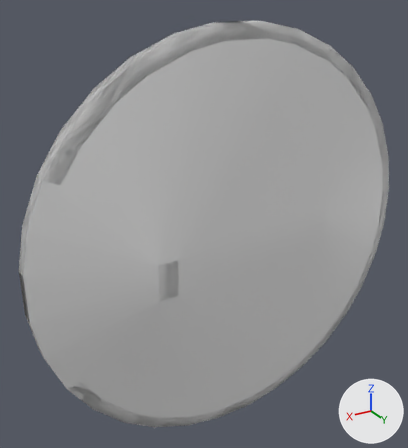
Two versions of the FBX model Assets/_Project/Content/Models/RoundShieldPainted/RoundShieldPainted.fbx, one commit apart.
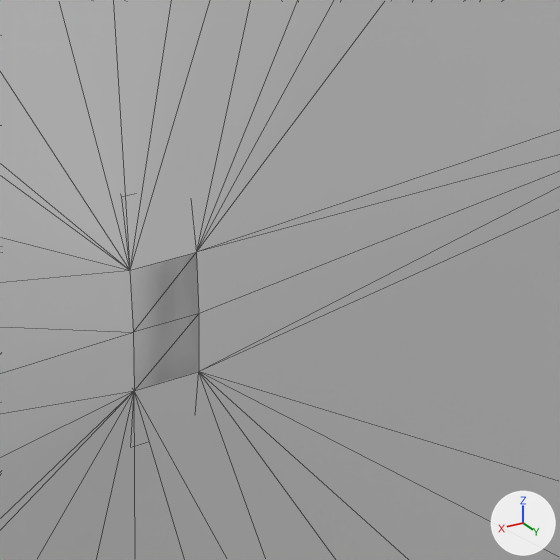
The first picture shows the older version from a camera (50 mm lens) standing at (0.379, 0.761, 0.462) and looking at (-0.125, -0.078, 0.043). The close-ups show the older and then the newer version on the part from 29% to 70% of the width and 41% to 79% of the height of that picture. Only the edits that show in the close-ups are written down. Every picture has the same lights, and +X, +Y and +Z are marked at lower right. The close-ups show mesh edges as thin lines. Where no turn or scale is listed for an object, it has been applied to the vertices.

Objects in the first close-up: 'RoundShield_Body_COL', 'RoundShield_LOD0'.
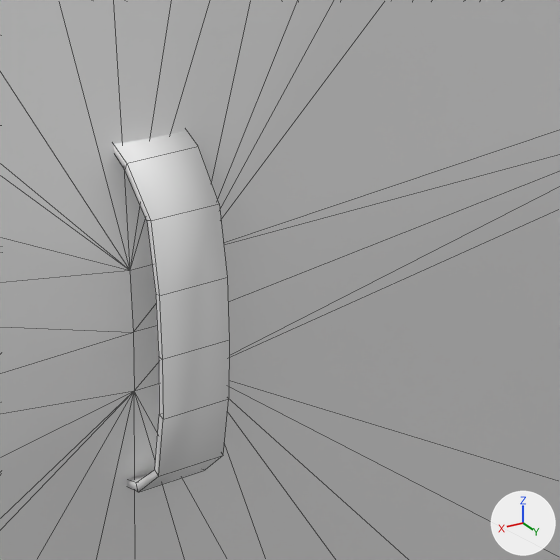
The newer file is also turned or shifted as a whole; pictures and numbers use the older file's frame.

Boxes (x1, y1, x2, y2) around the edits, measured in the close-ups (560 x 560 px; the box of a moved part takes in the faces that stretch with it):
```json
{"object": "RoundShield_LOD0", "change": "reshaped", "before": [130, 253, 199, 391], "after": [114, 130, 229, 492]}
{"part": 1, "of": "me_roundshield_lod0", "change": "moved or reshaped", "after": [127, 480, 138, 492], "on screen": "not visible before"}
{"part": 2, "of": "me_roundshield_lod0", "change": "moved or reshaped", "after": [114, 130, 198, 170], "on screen": "not visible before"}
{"part": 3, "of": "me_roundshield_lod0", "change": "moved or reshaped", "after": [127, 473, 149, 482], "on screen": "not visible before"}
{"part": 4, "of": "me_roundshield_lod0", "change": "moved or reshaped", "after": [125, 146, 222, 492], "on screen": "not visible before"}
{"part": 5, "of": "me_roundshield_lod0", "change": "moved or reshaped", "before": [130, 253, 199, 391], "after": [147, 204, 229, 476]}
```

Scene script edits in JSON lines:
```json
{"block": "me_roundshield_lod0", "where": "# used by ob_roundshield_lod0; location = (0.0, 0.0, 0.0)"}
{"op": "remove", "block": "me_roundshield_lod0", "code": "me_roundshield_lod0.from_pydata(...)  # 412 vertices, 432 faces; spans x -0.579..0.221, y -0.128..0.016, z -0.4..0.4"}
{"op": "add", "block": "me_roundshield_lod0", "code": "me_roundshield_lod0.from_pydata(...)  # 412 vertices, 432 faces; spans x -0.579..0.221, y -0.128..0.081, z -0.4..0.4"}
{"block": "me_roundshield_lod0", "change": "me_roundshield_lod0 part 1: all 2 vertices in x -0.019..0.02, y -0.029, z -0.105 are moved by (0.0, 0.009, 0.0)"}
{"block": "me_roundshield_lod0", "change": "me_roundshield_lod0 part 2: all 2 vertices in x -0.019..0.02, y -0.029, z 0.105 are moved by (0.0, 0.009, 0.0)"}
{"block": "me_roundshield_lod0", "change": "me_roundshield_lod0 part 3: all 4 vertices in x -0.019..0.02, y -0.009, z -0.088..0.088 are moved by (0.0, 0.024, 0.0)"}
{"block": "me_roundshield_lod0", "change": "me_roundshield_lod0 part 4: all 4 vertices in x -0.019..0.02, y -0.008, z -0.092..0.092 are moved by (0.0, 0.025, 0.0)"}
{"block": "me_roundshield_lod0", "change": "me_roundshield_lod0 part 5: all 20 vertices in x -0.018..0.019, y 0.004..0.016, z -0.071..0.071 are moved by (0.0, 0.031, 0.0)"}
{"block": "me_roundshield_lod0", "change": "other edits to the shape of me_roundshield_lod0 do not show in these pictures"}
```
